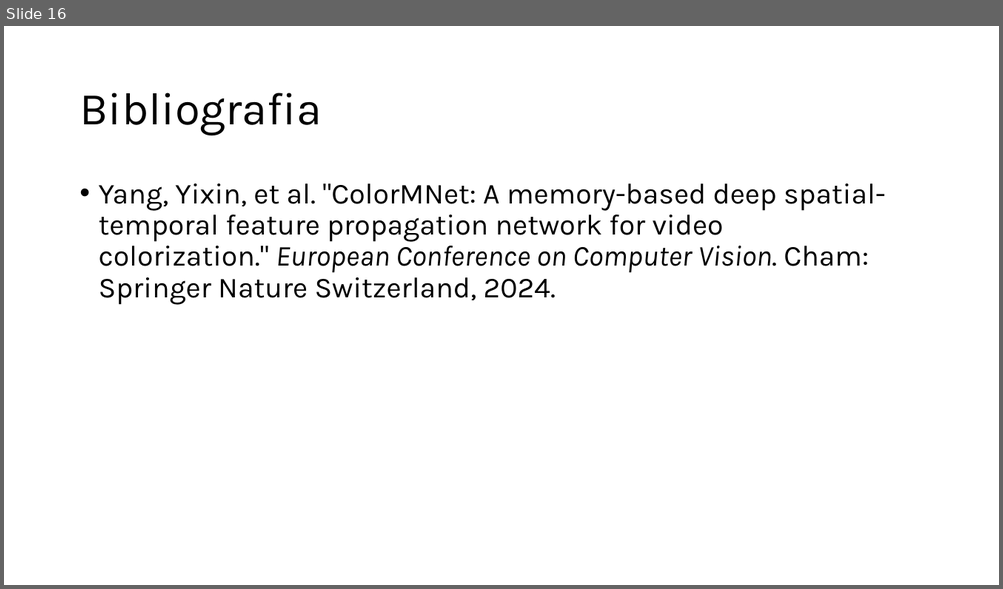
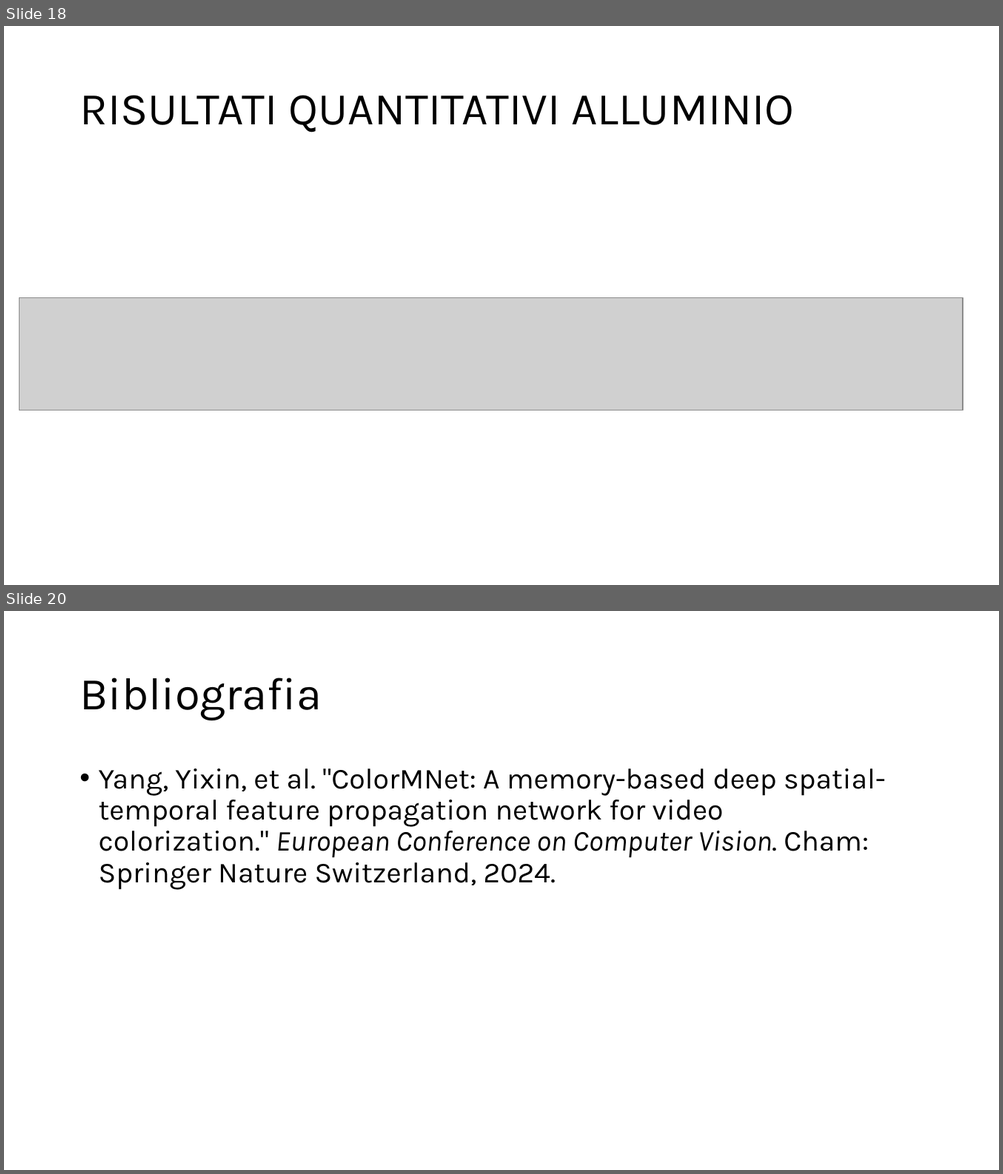
Before and after one commit to GiuseppeSpathis/colormnet, a slide deck: fileEsame/presentation.pptx. Shown one above the other, each under a label of ours: slide 16 before the commit, slides 18 and 20 after it; the slides between them are not shown. The pictures are 1003x589 and 1003x1174 pixels, drawn with LibreOffice and Linux fonts; fonts in the diff are those of the drawing; grey boxes stand for pictures. Boxes give left, top, right and bottom in pixels: in the first picture for what was removed or moved away, otherwise in the second. Text is boxed around its words. In the diff, an @@ line names an element or a change of style, - is before the commit and + after.

```diff
--- a/fileEsame/presentation.pptx
+++ b/fileEsame/presentation.pptx
@@ slide 18 added at (x1=4, y1=26, x2=999, y2=585), background #FFFFFF @@
@@ title added at (x1=79, y1=95, x2=794, y2=133), 44 pt, text #000000 @@
+RISULTATI QUANTITATIVI ALLUMINIO
@@ picture added at (x1=19, y1=298, x2=963, y2=411) @@
@@ what was slide 16 is now slide 20 @@
```
Also in this commit, not shown: 1 slide changed, 3 other slides added, 6 other files.
